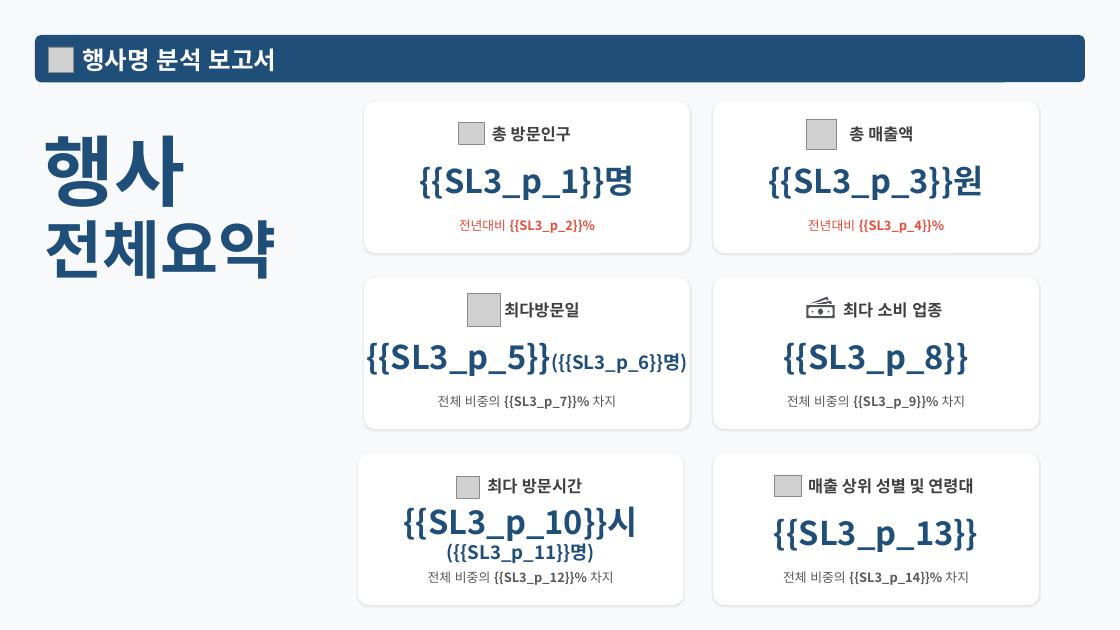
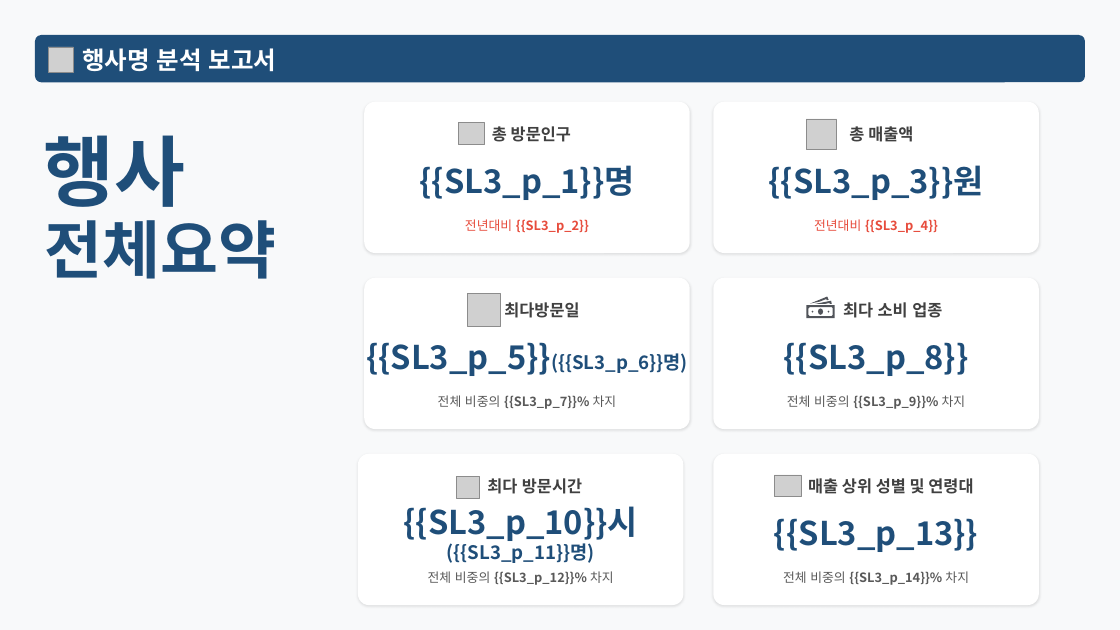
Before and after one commit to roddms/auto-report, a slide deck: slide 3 of template/master.pptx. Drawn at 1120x630 pixels with LibreOffice and Linux fonts; fonts in the diff are those of the drawing; grey boxes stand for pictures. Boxes give left, top, right and bottom in pixels: in the first picture for what was removed or moved away, otherwise in the second. Text is boxed around its words. In the diff, an @@ line names an element or a change of style, - is before the commit and + after.

```diff
--- a/template/master.pptx
+++ b/template/master.pptx
@@ text at (465,219,589,233): text changed @@
-전년대비 {{SL3_p_2}}%
+전년대비 {{SL3_p_2}}
@@ text at (814,219,938,233): text changed @@
-전년대비 {{SL3_p_4}}%
+전년대비 {{SL3_p_4}}
```
Also in this commit, not shown: 4 other slides changed, 10 other files.
